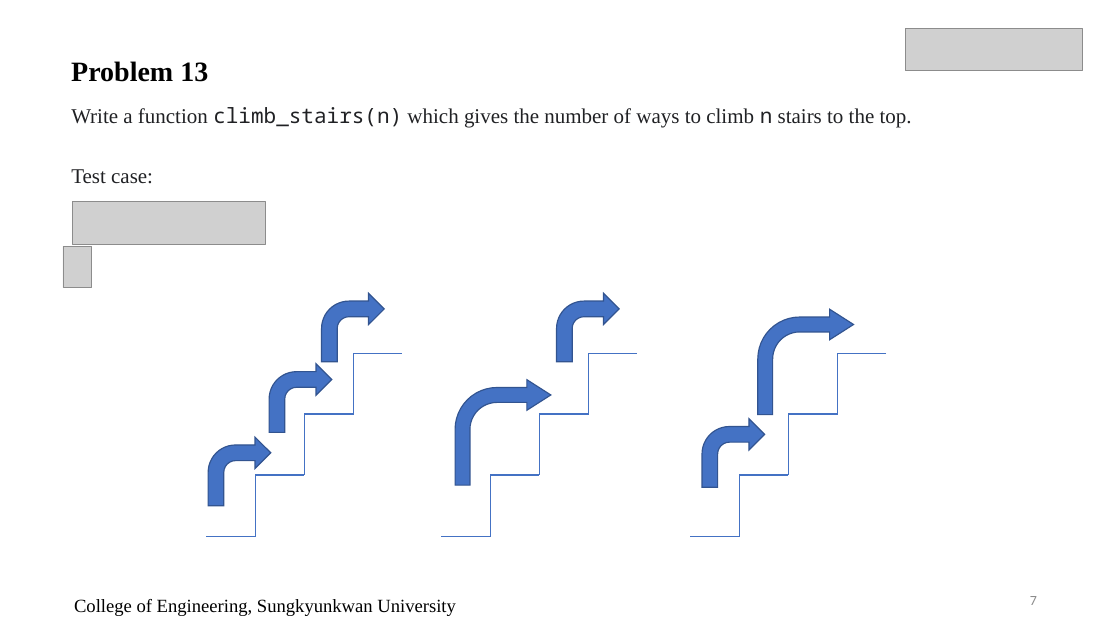
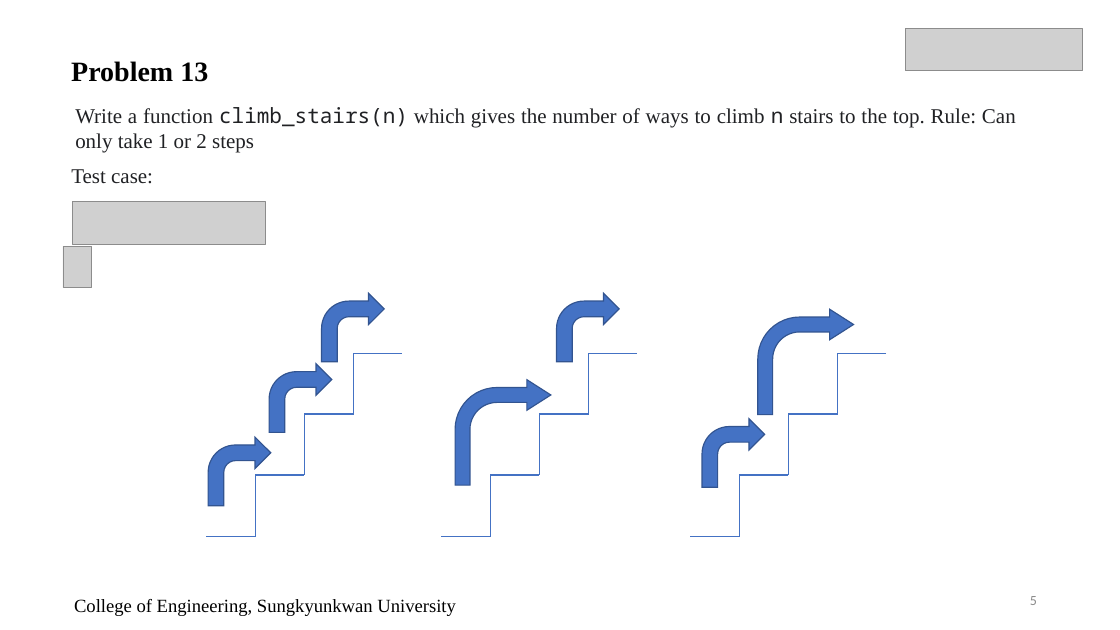
Before and after one commit to yoponchik/Computer-Programming-For-Engineers, a slide deck: slide 5 of PPT Slides/Week_14_Lecture_2 (solving example problems).pptx (slide 7 before the commit). Drawn at 1120x630 pixels with LibreOffice and Linux fonts; fonts in the diff are those of the drawing; grey boxes stand for pictures. Boxes give left, top, right and bottom in pixels: in the first picture for what was removed or moved away, otherwise in the second. Text is boxed around its words. In the diff, an @@ line names an element or a change of style, - is before the commit and + after.

```diff
--- a/PPT Slides/Week_14_Lecture_2 (solving example problems).pptx
+++ b/PPT Slides/Week_14_Lecture_2 (solving example problems).pptx
@@ text at (75,107,1016,153): text changed @@
-Write a function climb_stairs(n) which gives the number of ways to climb n stairs to the top.
+Write a function climb_stairs(n) which gives the number of ways to climb n stairs to the top. Rule: Can only take 1 or 2 steps
@@ page number at (1030,596,1037,605): text changed @@
-7
+5
```
Also in this commit, not shown: 1 slide added, 2 slides removed.
